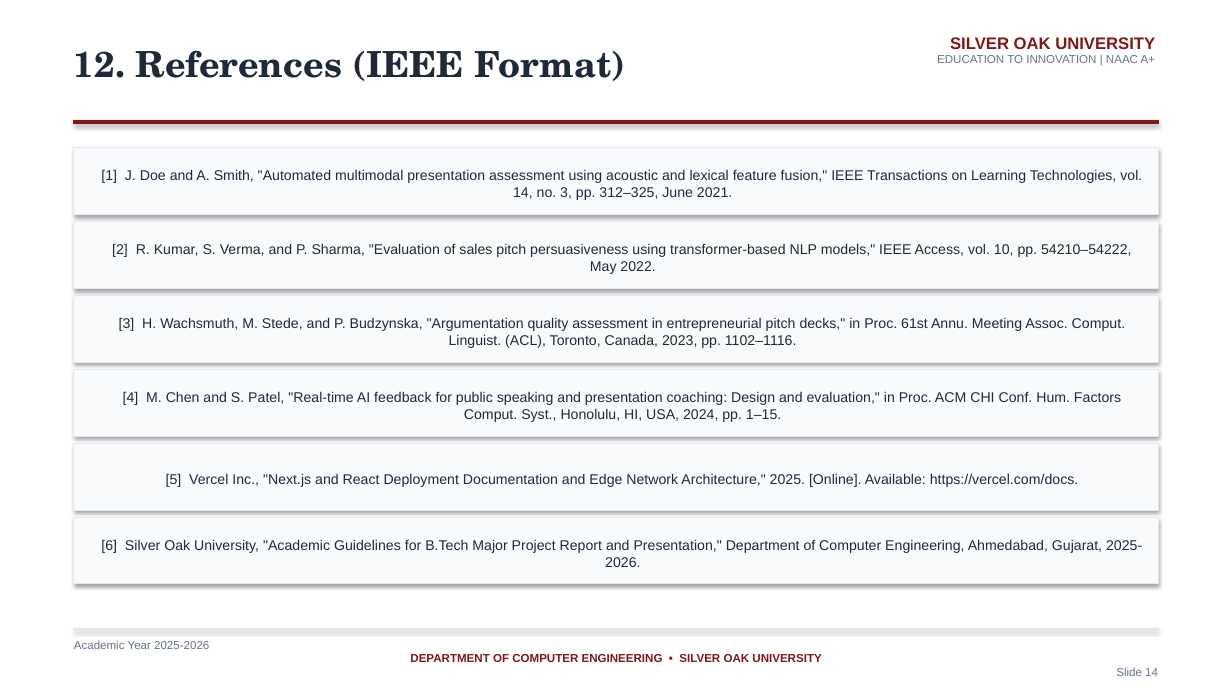
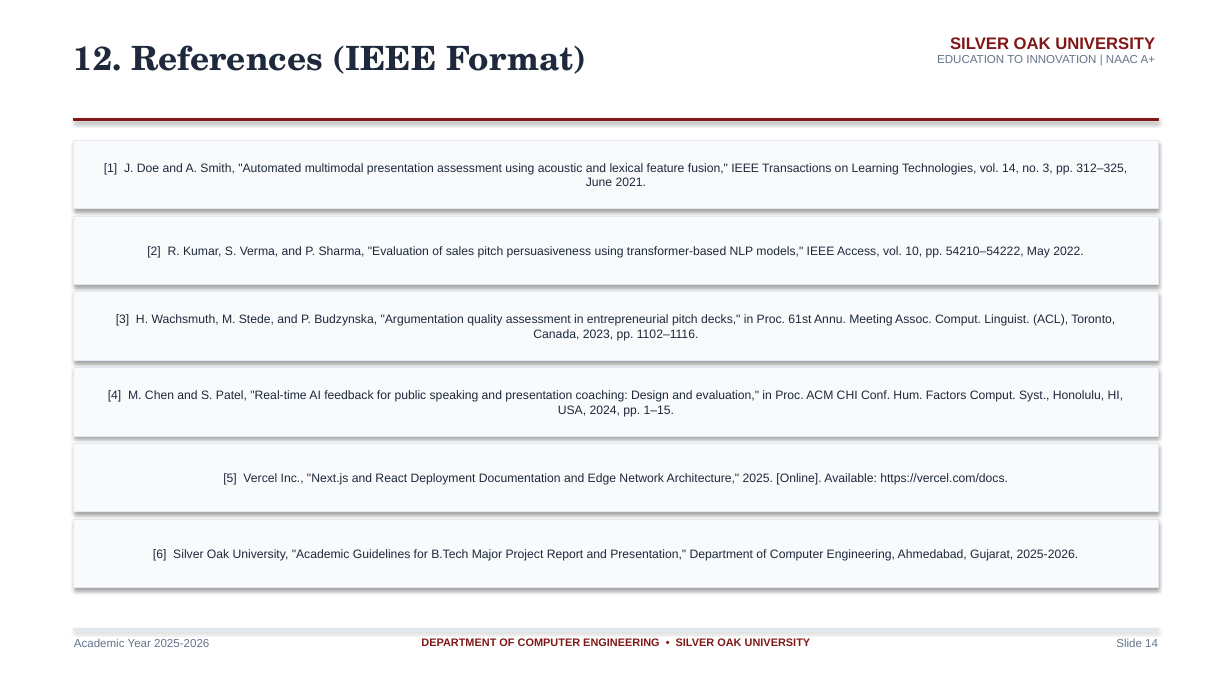
Before and after one commit to PARTHBAVALIYA/pitchiq, a slide deck: slide 14 of PitchIQ_SilverOak_Presentation.pptx. Drawn at 1232x693 pixels with LibreOffice and Linux fonts; fonts in the diff are those of the drawing. Boxes give left, top, right and bottom in pixels: in the first picture for what was removed or moved away, otherwise in the second. Text is boxed around its words. In the diff, an @@ line names an element or a change of style, - is before the commit and + after.

Commit message:
Fix slide formatting, card padding, and box boundaries in PPT

```diff
--- a/PitchIQ_SilverOak_Presentation.pptx
+++ b/PitchIQ_SilverOak_Presentation.pptx
@@ text "12. References (IEEE Format)" at (74,45,587,74): size 28 to 26 pt @@
@@ size 11 to 9.5 pt in 6 elements at (74,368,1158,436), (74,444,1158,512), (74,292,1158,360), (74,519,1158,588), (74,216,1158,285), (74,140,1158,209) @@
@@ rectangle "[1] J. Doe and A. ...": place and size @@
-rectangle "[1] J. Doe and A. ..." at (74,148,1158,214)
+rectangle "[1] J. Doe and A. ..." at (74,140,1158,209)
@@ rectangle "[2] R. Kumar, S. Verma, ...": place and size @@
-rectangle "[2] R. Kumar, S. Verma, ..." at (74,222,1158,288)
+rectangle "[2] R. Kumar, S. Verma, ..." at (74,216,1158,285)
@@ rectangle "[3] H. Wachsmuth, M. Stede, ...": place and size @@
-rectangle "[3] H. Wachsmuth, M. Stede, ..." at (74,296,1158,362)
+rectangle "[3] H. Wachsmuth, M. Stede, ..." at (74,292,1158,360)
@@ rectangle "[6] Silver Oak University, "Academic ...": place and size @@
-rectangle "[6] Silver Oak University, "Academic ..." at (74,518,1158,584)
+rectangle "[6] Silver Oak University, "Academic ..." at (74,519,1158,588)
@@ text at (410,654,1158,676): paragraphs removed @@
-DEPARTMENT OF COMPUTER ENGINEERING • SILVER OAK UNIVERSITY
-Slide 14
@@ text added at (421,638,811,649), 8.5 pt, text #801818, bold @@
+DEPARTMENT OF COMPUTER ENGINEERING • SILVER OAK UNIVERSITY
@@ text added at (1116,638,1158,647), 9 pt, text #64748B @@
+Slide 14
```
Also in this commit, not shown: 13 other slides changed.
